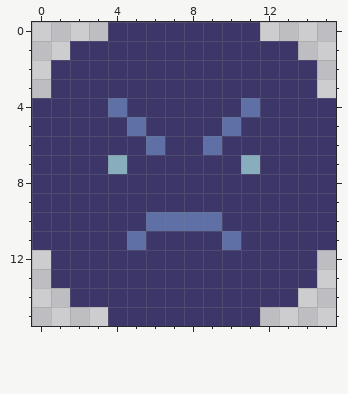
Pixel-art sprite -- res/sprite/grunt.png. Above, as it was before the edit.
The file is 16x16 pixels.
Once edited:
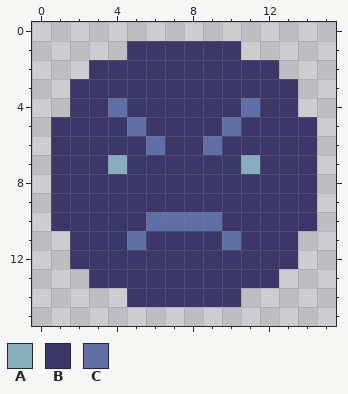
Palette (. is transparent): A #88adbd  B #3c3669  C #5e70a6
Change:
Colour B is removed in row 0 at x 4 to 11; in row 1 at x 2 to 4 and 11 to 13; in row 2 at x 1 to 2 and 13 to 14; in row 3 at x 1 and 14; in row 4 at x 0 to 1 and 14 to 15; in rows 5 to 10 at x 0 and 15.
Colour B is removed in row 11 at x 0 to 1 and 14 to 15; in row 12 at x 1 and 14; in row 13 at x 1 to 2 and 13 to 14; in row 14 at x 2 to 4 and 11 to 13; in row 15 at x 4 to 11.
Where, in picture pixels (left, top, right, bottom), the same in both pictures:
erased: (32, 22, 336, 326)
